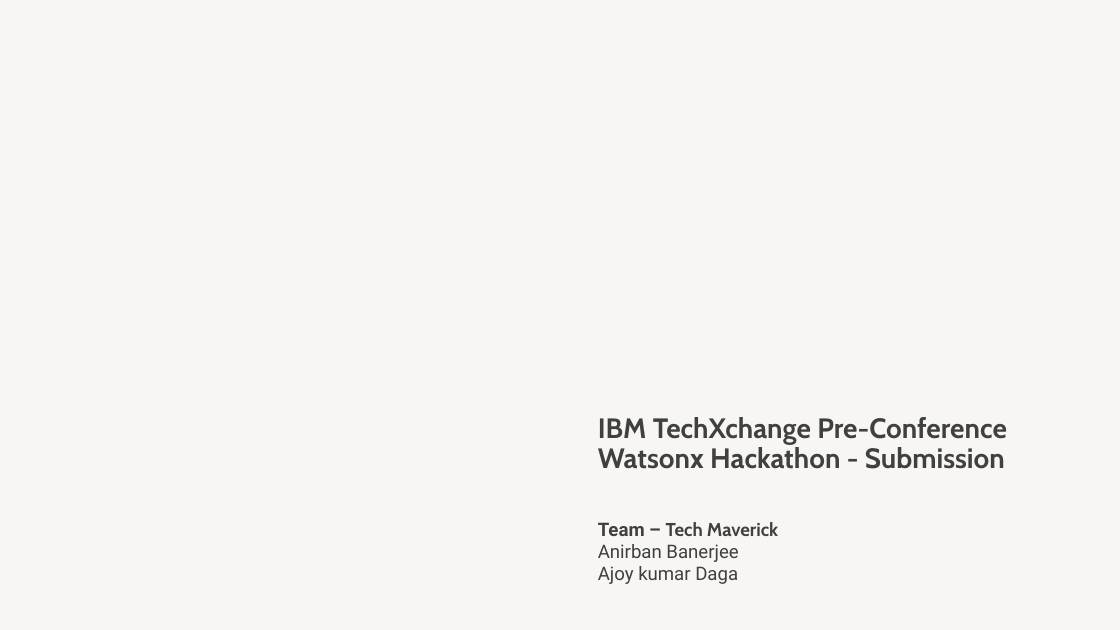
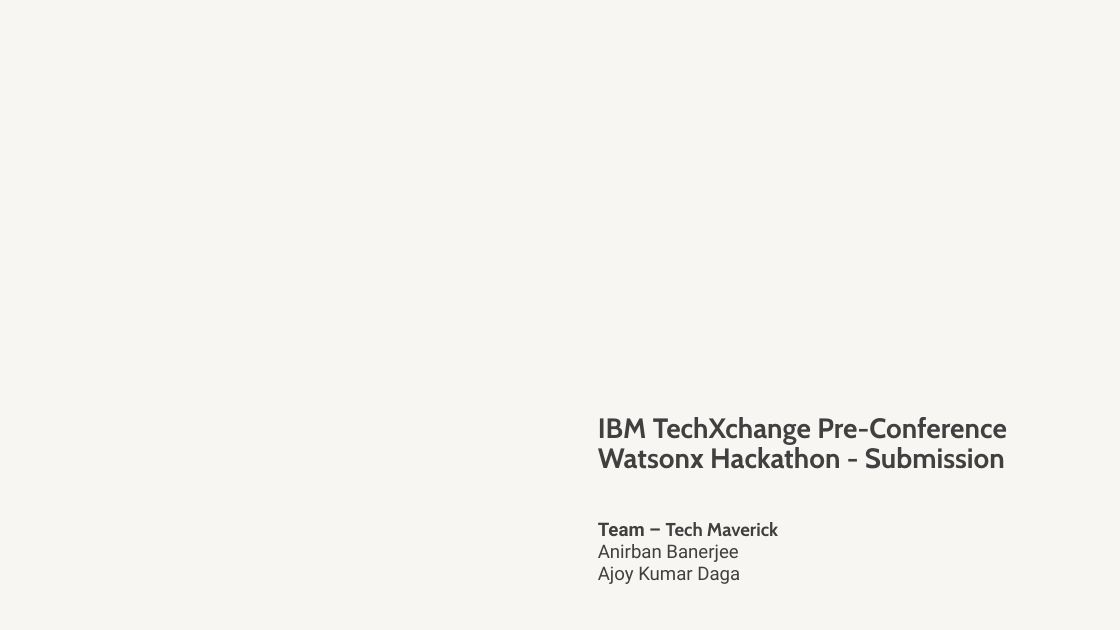
Before and after one commit to meanirban100/IBM-Watsonx-Hackathon, a slide deck: slide 1 of IBM-Watson-Presentation.pptx. Drawn at 1120x630 pixels with LibreOffice and Linux fonts; fonts in the diff are those of the drawing; background and template pictures are left out. Boxes give left, top, right and bottom in pixels: in the first picture for what was removed or moved away, otherwise in the second. Text is boxed around its words. In the diff, an @@ line names an element or a change of style, - is before the commit and + after.

```diff
--- a/IBM-Watson-Presentation.pptx
+++ b/IBM-Watson-Presentation.pptx
@@ subtitle at (x1=598, y1=522, x2=778, y2=584): text changed @@
-Team – Tech Maverick
-Anirban Banerjee
-Ajoy kumar Daga
+Team – Tech Maverick
+Anirban Banerjee
+Ajoy Kumar Daga
```
Also in this commit, not shown: 3 other slides changed, 16 other files.
